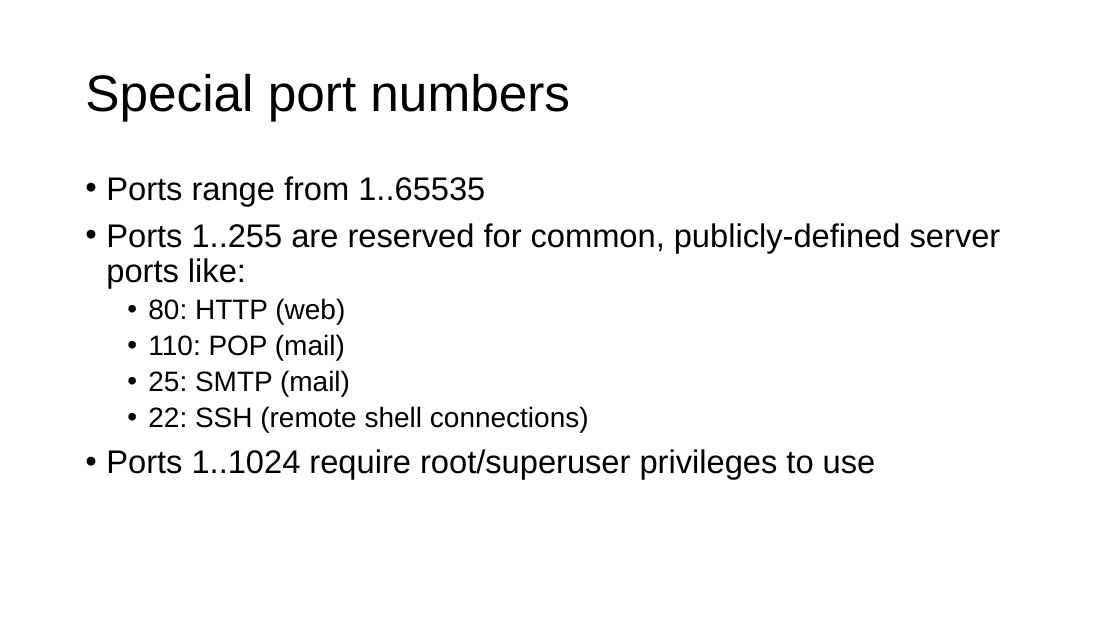
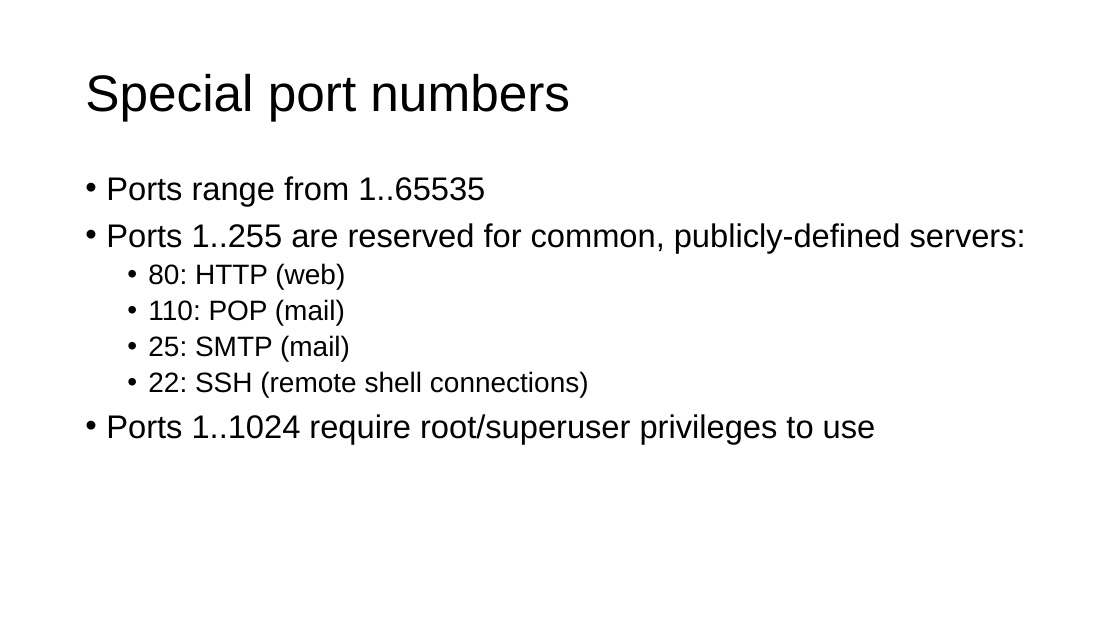
Before and after one commit to parrt/msds692, a slide deck: slide 20 of notes/sockets.pptx. Drawn at 1120x630 pixels with LibreOffice and Linux fonts; fonts in the diff are those of the drawing; background and template pictures are left out. Boxes give left, top, right and bottom in pixels: in the first picture for what was removed or moved away, otherwise in the second. Text is boxed around its words. In the diff, an @@ line names an element or a change of style, - is before the commit and + after.

```diff
--- a/notes/sockets.pptx
+++ b/notes/sockets.pptx
@@ text at <box>106,223,1026,253</box>: text changed @@
-• Ports 1..255 are reserved for common, publicly-defined server ports like:
+• Ports 1..255 are reserved for common, publicly-defined servers:
```
Also in this commit, not shown: 6 other slides changed, 1 slide added, 1 slide removed, 1 other file.
